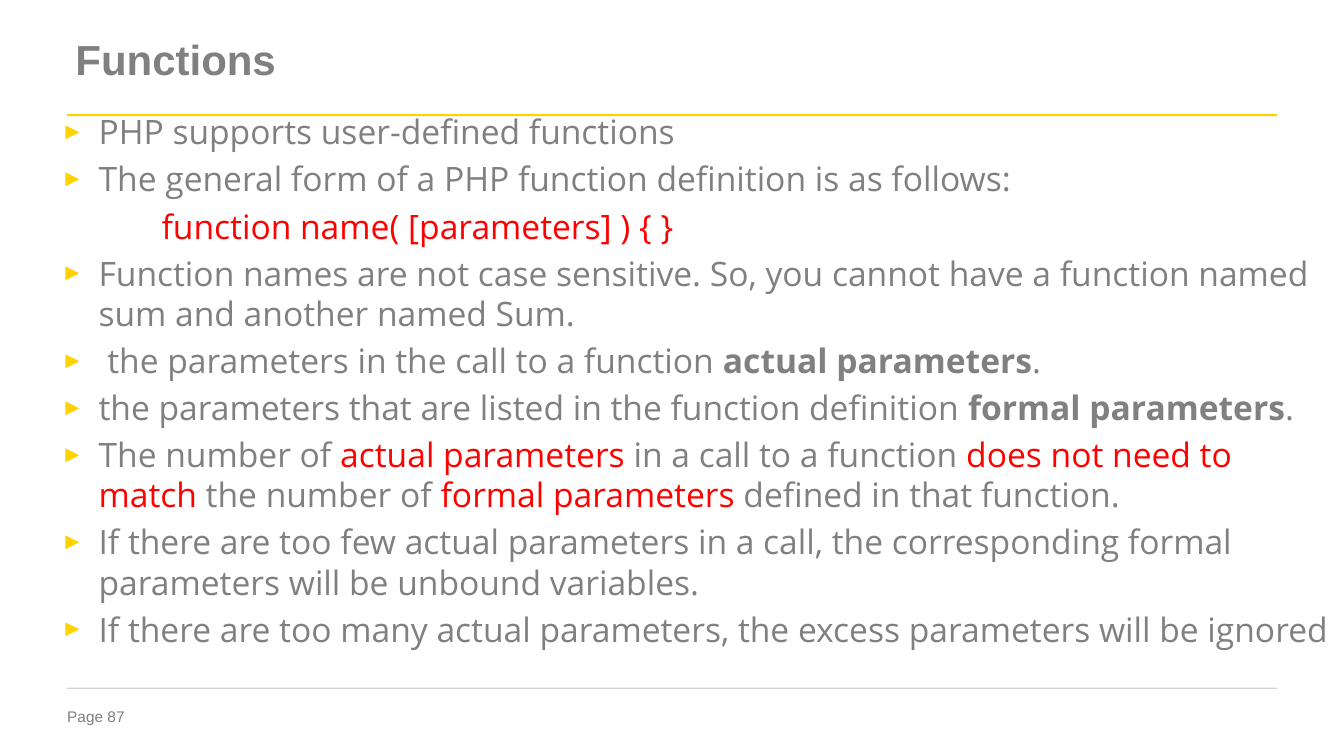
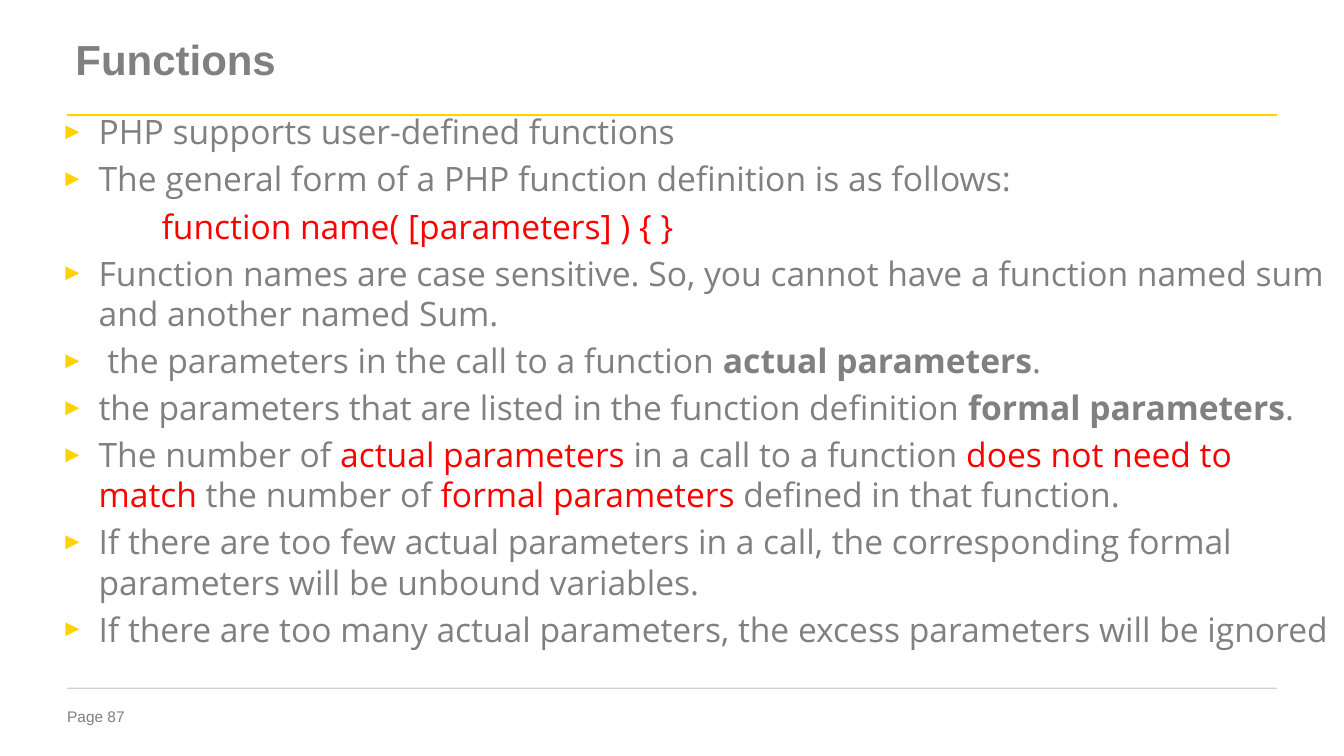
Before and after one commit to sj-minRva/Web-Dev, a slide deck: slide 87 of Notes/wt-m3-24.pptx. Drawn at 1344x756 pixels with LibreOffice and Linux fonts; fonts in the diff are those of the drawing; background and template pictures are left out. Boxes give left, top, right and bottom in pixels: in the first picture for what was removed or moved away, otherwise in the second. Text is boxed around its words. In the diff, an @@ line names an element or a change of style, - is before the commit and + after.

```diff
--- a/Notes/wt-m3-24.pptx
+++ b/Notes/wt-m3-24.pptx
@@ text at (x1=99, y1=260, x2=1324, y2=327): text changed @@
-► Function names are not case sensitive. So, you cannot have a function named sum and another named Sum.
+► Function names are case sensitive. So, you cannot have a function named sum and another named Sum.
```
Also in this commit, not shown: 3 other slides changed, 1 other file.
